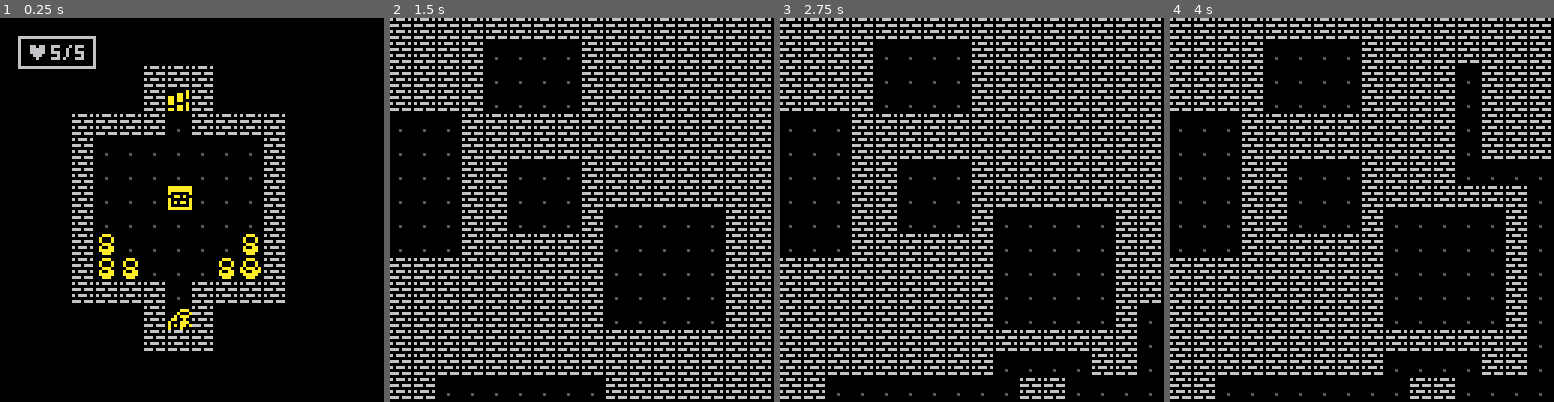
Above: before the commit, frames 1-4 (left to right).
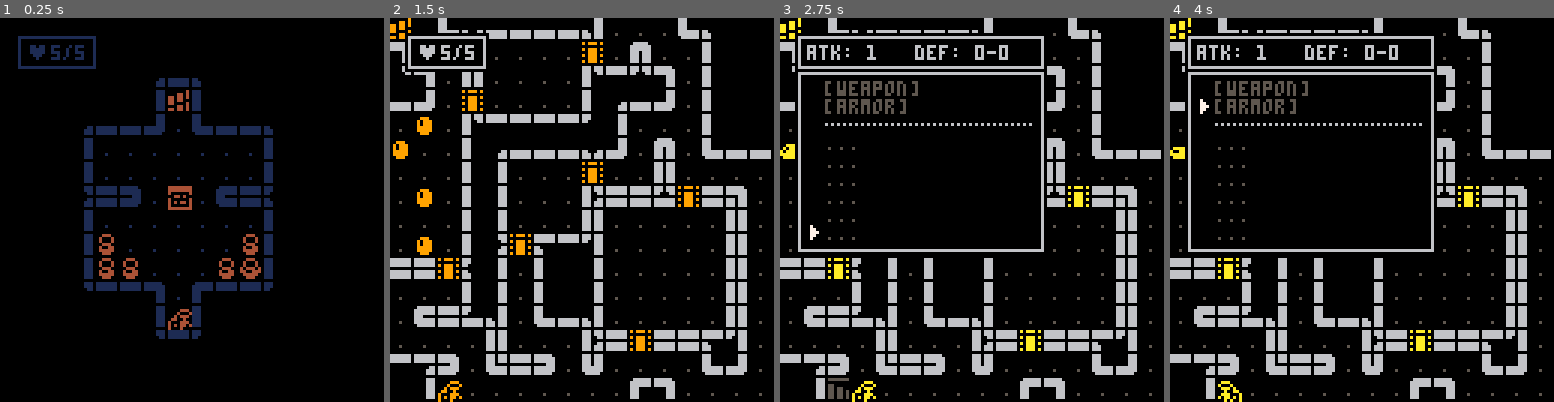
Above: after the commit, the same moments.

Repository: salty-max/pico-8
Game: PICO-8 cartridge carts/rouge/rouge.p8
The game is run twice, just before and just after one commit, with the same random seed, the same clock (stepped at 60 frames per second) and the same inputs.
Inputs:
- Up to frame 1 (0.25 s): no input
- Up to frame 2 (1.5 s): tap X (X key) at 0.33, 1.07 s; tap O (Z key) at 0.7 s
- Up to frame 3 (2.75 s): hold Right 1.6-2.1 s; tap O (Z key) at 1.7, 2.1, 2.5 s; tap X (X key) at 1.85 s; hold Up 2.15-2.42 s; hold Right from 2.47 s (still down)
- Up to frame 4 (4 s): tap O (Z key) at 2.9, 3.3, 3.7 s; tap X (X key) at 2.97 s; release Right at 3.03 s; hold Left 3.08-3.58 s; hold Down 3.63-3.97 s

The runs differ from the first frame. In frame 1, 11% of the frame differs, in the area x 4-75%, y 4-87%; in frame 2, 27%; in frame 3, 27%, in the area x 0-100%, y 0-100%; in frame 4, 25%.

Commit message:
rouge: prettifies walls

Diff:
--- a/carts/rouge/rouge.p8
+++ b/carts/rouge/rouge.p8
@@ -148,87 +148,87 @@
 
 
 __gff__
-0000050505030303030103010307020000000000000000000000000000000000000000000000000000000000000000000000000000000000000000000000000000000000000000000000000000000000000000000000000000000000000000000000000000000000000000000000000000000000000000000000000000000000
+0000050505030303030103010307020005050505050505050505050505050505050505050505050505050505050505050505050505050505050505050505000000000000000000000000000000000000000000000000000000000000000000000000000000000000000000000000000000000000000000000000000000000000
 0000000000000000000000000000000000000000000000000000000000000000000000000000000000000000000000000000000000000000000000000000000000000000000000000000000000000000000000000000000000000000000000000000000000000000000000000000000000000000000000000000000000000000
 __map__
-0202020202020202020202020202020200000000000000000000000000000000000000000000000000000000000000000202020202020202020202020202020200000000000000000000000000000000000000000000000000000000000000000000000000000000000000000000000000000000000000000000000000000000
-020f0101010d01010707020801c00e0200000000000000000000000000000000000000000000000000000000000000000202020202020202020202020202020200000000000000000000000000000000000000000000000000000000000000000000000000000000000000000000000000000000000000000000000000000000
-02010101010201010707020101c0c00200000000000002020200000000000000000000000000000000000000000000000202020202020202020202020202020200000000000000000000000000000000000000000000000000000000000000000000000000000000000000000000000000000000000000000000000000000000
-02010101070208010101020101010102000000000000020e0200000000000000000000000000000000000000000000000202020202020202020202020202020200000000000000000000000000000000000000000000000000000000000000000000000000000000000000000000000000000000000000000000000000000000
-0201010108020801010802070701010200000002020202010202020200000000000000000000000000000000000000000202020202020202020202020202020200000000000000000000000000000000000000000000000000000000000000000000000000000000000000000000000000000000000000000000000000000000
-020106010702020d0202020202020d0200000002010101010101010200000000000000000002020202020200000000000202020202020202020202020202020200000000000000000000000000000000000000000000000000000000000000000000000000000000000000000000000000000000000000000000000000000000
-02080101070201010102010d0101010200000002010101010101010200000000000000000002010101010200000000000202020202020202020202020202020200000000000000000000000000000000000000000000000000000000000000000000000000000000000000000000000000000000000000000000000000000000
-0208010708020101010201020d02020200000002010101060101010200000000000000000002010601010200000000000202020202020202020202020202020200000000000000000000000000000000000000000000000000000000000000000000000000000000000000000000000000000000000000000000000000000000
-02020d02020201c001020102c0c0080200000002010101010101010200000000000000000002010101010200000000000202020202020202020202020202020200000000000000000000000000000000000000000000000000000000000000000000000000000000000000000000000000000000000000000000000000000000
-01010101010d0101010201020101010200000002070101010101070200000000000000000002010101010200000000000202020202020202020202020202020200000000000000000000000000000000000000000000000000000000000000000000000000000000000000000000000000000000000000000000000000000000
-0d02020202020101010201020101010200000002070701010107080200000000000000000002020101020200000000000202020202020202020202020202020200000000000000000000000000000000000000000000000000000000000000000000000000000000000000000000000000000000000000000000000000000000
-0101010102020d0202020102010101020000000202020201020202020000000000000000000002010f020000000000000202020202020202020202020202020200000000000000000000000000000000000000000000000000000000000000000000000000000000000000000000000000000000000000000000000000000000
-01010101020101010102010d010a0102000000000000020f0200000000000000000000000000020202020000000000000202020202020202020202020202020200000000000000000000000000000000000000000000000000000000000000000000000000000000000000000000000000000000000000000000000000000000
-01010ac002010c01c0020102c001010200000000000002020200000000000000000000000000000000000000000000000202020202020202020202020202020200000000000000000000000000000000000000000000000000000000000000000000000000000000000000000000000000000000000000000000000000000000
-c0c001010d01c001010d01020101070200000000000000000000000000000000000000000000000000000000000000000202020202020202020202020202020200000000000000000000000000000000000000000000000000000000000000000000000000000000000000000000000000000000000000000000000000000000
-0101010102020202020202020202020200000000000000000000000000000000000000000000000000000000000000000202020202020202020202020202020200000000000000000000000000000000000000000000000000000000000000000000000000000000000000000000000000000000000000000000000000000000
-…(65 lines of a section not shown)…
+10111111113b111111113b111111111200000000000000000000000000000000000000000000000000000000000000000202020202020202020202020202020200000000000000000000000000000000000000000000000000000000000000000000000000000000000000000000000000000000000000000000000000000000
+200f0101010d01010707340801c00e2200000000000000000000000000000000000000000000000000000000000000000202020202020202020202020202020200000000000000000000000000000000000000000000000000000000000000000000000000000000000000000000000000000000000000000000000000000000
+20010101013401010707340101c0c02200000000000010111200000000000000000000000000000000000000000000000202020202020202020202020202020200000000000000000000000000000000000000000000000000000000000000000000000000000000000000000000000000000000000000000000000000000000
+20010101073408010101340101010122000000000000200e2200000000000000000000000000000000000000000000000202020202020202020202020202020200000000000000000000000000000000000000000000000000000000000000000000000000000000000000000000000000000000000000000000000000000000
+2001010108340801010834070701012200000010111124012311111200000000000000000000000000000000000000000202020202020202020202020202020200000000000000000000000000000000000000000000000000000000000000000000000000000000000000000000000000000000000000000000000000000000
+200106010718330d3319281933330d3d00000020010101010101012200000000000000000002020202020200000000000202020202020202020202020202020200000000000000000000000000000000000000000000000000000000000000000000000000000000000000000000000000000000000000000000000000000000
+20080101073401010134010d0101012200000020010101010101012200000000000000000002010101010200000000000202020202020202020202020202020200000000000000000000000000000000000000000000000000000000000000000000000000000000000000000000000000000000000000000000000000000000
+2008010708340101013401180d33333d0000003a332701060125333d00000000000000000002010601010200000000000202020202020202020202020202020200000000000000000000000000000000000000000000000000000000000000000000000000000000000000000000000000000000000000000000000000000000
+1e330d33332901c001340134c0c0082200000020010101010101012200000000000000000002010101010200000000000202020202020202020202020202020200000000000000000000000000000000000000000000000000000000000000000000000000000000000000000000000000000000000000000000000000000000
+01010101010d0101013401340101012200000020070101010101072200000000000000000002010101010200000000000202020202020202020202020202020200000000000000000000000000000000000000000000000000000000000000000000000000000000000000000000000000000000000000000000000000000000
+0d3333332f2e0101013401340101012200000020070701010107082200000000000000000002020101020200000000000202020202020202020202020202020200000000000000000000000000000000000000000000000000000000000000000000000000000000000000000000000000000000000000000000000000000000
+010101011f1e0d3333290134010101220000003031311401133131320000000000000000000002010f020000000000000202020202020202020202020202020200000000000000000000000000000000000000000000000000000000000000000000000000000000000000000000000000000000000000000000000000000000
+01010101340101010134010d010a0122000000000000200f2200000000000000000000000000020202020000000000000202020202020202020202020202020200000000000000000000000000000000000000000000000000000000000000000000000000000000000000000000000000000000000000000000000000000000
+01010ac034010c01c0340134c001012200000000000030313200000000000000000000000000000000000000000000000202020202020202020202020202020200000000000000000000000000000000000000000000000000000000000000000000000000000000000000000000000000000000000000000000000000000000
+c0c001010d01c001010d01340101072200000000000000000000000000000000000000000000000000000000000000000202020202020202020202020202020200000000000000000000000000000000000000000000000000000000000000000000000000000000000000000000000000000000000000000000000000000000
+010101012c313131313c313c3131313200000000000000000000000000000000000000000000000000000000000000000202020202020202020202020202020200000000000000000000000000000000000000000000000000000000000000000000000000000000000000000000000000000000000000000000000000000000
+…(65 lines of a section not shown)…
--- /dev/null
+++ b/carts/rouge/rouge_tilemask.p8
@@ -0,0 +1,174 @@
+pico-8 cartridge // http://www.pico-8.com
+version 41
+__lua__
+
+function _init()
+  sig = {}
+  msk = {}
+
+  input_data()
+
+  local stxt = "wall_sig={"
+  local mtxt = "wall_msk={"
+  for i = 0, 45 do
+    local cma = i == 45 and "" or ","
+    stxt = stxt .. sig[i] .. cma
+    mtxt = mtxt .. msk[i] .. cma
+  end
+  stxt = stxt .. "}"
+  mtxt = mtxt .. "}"
+
+  printh(stxt, "tilemask.txt", true)
+  printh(mtxt, "tilemask.txt")
+end
+
+function input_data()
+  -- simple walls
+  sig[16] = 0b10110011
+  msk[16] = 0b00001100
+
+  sig[1] = 0b11101001
+  msk[1] = 0b00000110
+
+  sig[18] = 0b01111100
+  msk[18] = 0b00000011
+
+  sig[33] = 0b11010110
+  msk[33] = 0b00001001
+
+  -- inside corners
+  sig[2] = 0b11111101
+  msk[2] = 0b00000000
+
+  sig[34] = 0b11111110
+  msk[34] = 0b00000000
+
+  sig[32] = 0b11110111
+  msk[32] = 0b00000000
+
+  sig[0] = 0b11111011
+  msk[0] = 0b00000000
+
+  -- outside corners
+  sig[3] = 0b01010100
+  msk[3] = 0b00001011
+
+  sig[4] = 0b10010010
+  msk[4] = 0b00001101
+
+  sig[20] = 0b10100001
+  msk[20] = 0b00001110
+
+  sig[19] = 0b01101000
+  msk[19] = 0b00000111
+
+  -- singletons
+  sig[17] = 0b00000000
+  msk[17] = 0b00001111
+
+  sig[22] = 0b11110000
+  msk[22] = 0b00000000
+
+  -- thin straights
+  sig[35] = 0b11000000
+  msk[35] = 0b00001111
+
+  sig[36] = 0b00110000
+  msk[36] = 0b00001111
+
+  -- thin corners
+  sig[5] = 0b01010000
+  msk[5] = 0b00001011
+
+  sig[7] = 0b10010000
+  msk[7] = 0b00001101
+
+  sig[39] = 0b10100000
+  msk[39] = 0b00001110
+
+  sig[37] = 0b01100000
+  msk[37] = 0b00000111
+
+  -- thin ends
+  sig[6] = 0b00010000
+  msk[6] = 0b00001111
+
+  sig[23] = 0b10000000
+  msk[23] = 0b00001111
+
+  sig[38] = 0b00100000
+  msk[38] = 0b00001111
+
+  sig[21] = 0b01000000
+  msk[21] = 0b00001111
+
+  -- "underpants" aka t-bones
+  sig[8] = 0b01110000
+  msk[8] = 0b00000011
+
+  sig[9] = 0b11010000
+  msk[9] = 0b00001001
+
+  sig[24] = 0b11100000
+  msk[24] = 0b00000110
+
+  sig[25] = 0b10110000
+  msk[25] = 0b00001100
+
+  -- three corners
+  sig[10] = 0b11110001
+  msk[10] = 0b00000000
+
+  sig[11] = 0b11111000
+  msk[11] = 0b00000000
+
+  sig[26] = 0b11110010
+  msk[26] = 0b00000000
+
+  sig[27] = 0b11110100
+  msk[27] = 0b00000000
+
+  -- thin-into-wall
+  sig[42] = 0b11110011
+  msk[42] = 0b00000000
+
+  sig[43] = 0b11111001
+  msk[43] = 0b00000000
+
+  sig[44] = 0b11110110
+  msk[44] = 0b00000000
+
+  sig[45] = 0b11111100
+  msk[45] = 0b00000000
+
+  -- unloved ones
+  sig[40] = 0b11110101
+  msk[40] = 0b00000000
+
+  sig[41] = 0b11111010
+  msk[41] = 0b00000000
+
+  sig[12] = 0b11010010
+  msk[12] = 0b00001001
+
+  sig[13] = 0b10110001
+  msk[13] = 0b00001100
+
+  sig[29] = 0b11101000
+  msk[29] = 0b00000110
+
+  sig[28] = 0b01110100
+  msk[28] = 0b00000011
+
+  sig[14] = 0b11100001
+  msk[14] = 0b00000110
+
+  sig[15] = 0b01111000
+  msk[15] = 0b00000011
+
+  sig[30] = 0b10110010
+  msk[30] = 0b00001100
+
+  sig[31] = 0b11010100
+  msk[31] = 0b00001001
+end
--- a/carts/rouge/src/draw.lua
+++ b/carts/rouge/src/draw.lua
@@ -1,7 +1,9 @@
 function draw_game()
   cls(0)
   if fade_perc == 1 then return end
+  pal(2, 0)
   map()
+  pal()
 
   -- for x = 0, 15 do
   --   for y = 0, 15 do
--- a/carts/rouge/src/gen/gen.lua
+++ b/carts/rouge/src/gen/gen.lua
@@ -27,6 +27,7 @@
   start_end()
   fill_ends()
   place_doors()
+  prettify_walls()
   spawn_mobs()
 end
 
--- a/carts/rouge/src/gen/props.lua
+++ b/carts/rouge/src/gen/props.lua
@@ -54,3 +54,22 @@
     end
   end
 end
+
+function prettify_walls()
+  for x = 0, 15 do
+    for y = 0, 15 do
+      if mget(x, y) == 2 then
+        local sig, tle = get_sig(x, y), 2
+
+        for i = 1, #wall_sig do
+          if sig_comp(sig, wall_sig[i], wall_msk[i]) then
+            tle = i + 15
+            break
+          end
+        end
+
+        mset(x, y, tle)
+      end
+    end
+  end
+end
--- a/carts/rouge/src/main.lua
+++ b/carts/rouge/src/main.lua
@@ -25,12 +25,17 @@
   dir_x = { -1, 1, 0, 0, 1, 1, -1, -1 }
   dir_y = { 0, 0, -1, 1, -1, 1, 1, -1 }
 
-  crv_sig = { 0b11111111, 0b11010110, 0b01111100, 0b10110011, 0b11101001 }
-  crv_msk = { 0b00000000, 0b00001001, 0b00000011, 0b00001100, 0b00000110 }
+  crv_sig = { 255, 214, 124, 179, 233 }
+  crv_msk = { 0, 9, 3, 12, 6 }
+
+  wall_sig={251,233,253,84,146,80,16,144,112,208,241,248,210,177,225,120,179,0,124,104,161,64,240,128,224,176,242,244,116,232,178,212,247,214,254,192,48,96,32,160,245,250,243,249,246,252}
+  wall_msk={0,6,0,11,13,11,15,13,3,9,0,0,9,12,6,3,12,15,3,7,14,15,0,15,6,12,0,0,3,6,12,9,0,9,0,15,15,7,15,14,0,0,0,0,0,0}
+
+
 
   debug = {}
 
-  is_dyn_gen = true
+  is_dyn_gen = false
 
   start_game()
 end
Not shown, changed: 28 lines of the sprite sheet (__gfx__) section of carts/rouge/rouge.p8
Not shown, added: carts/rouge/tilemask.txt
